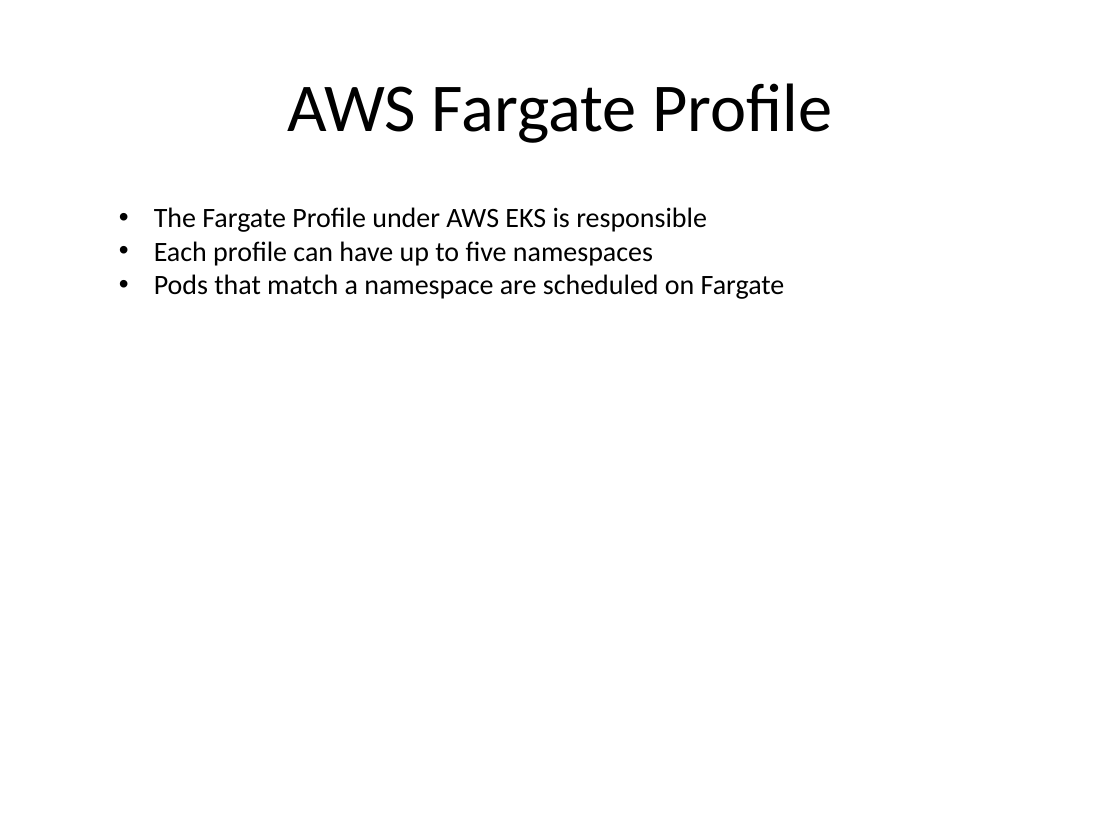
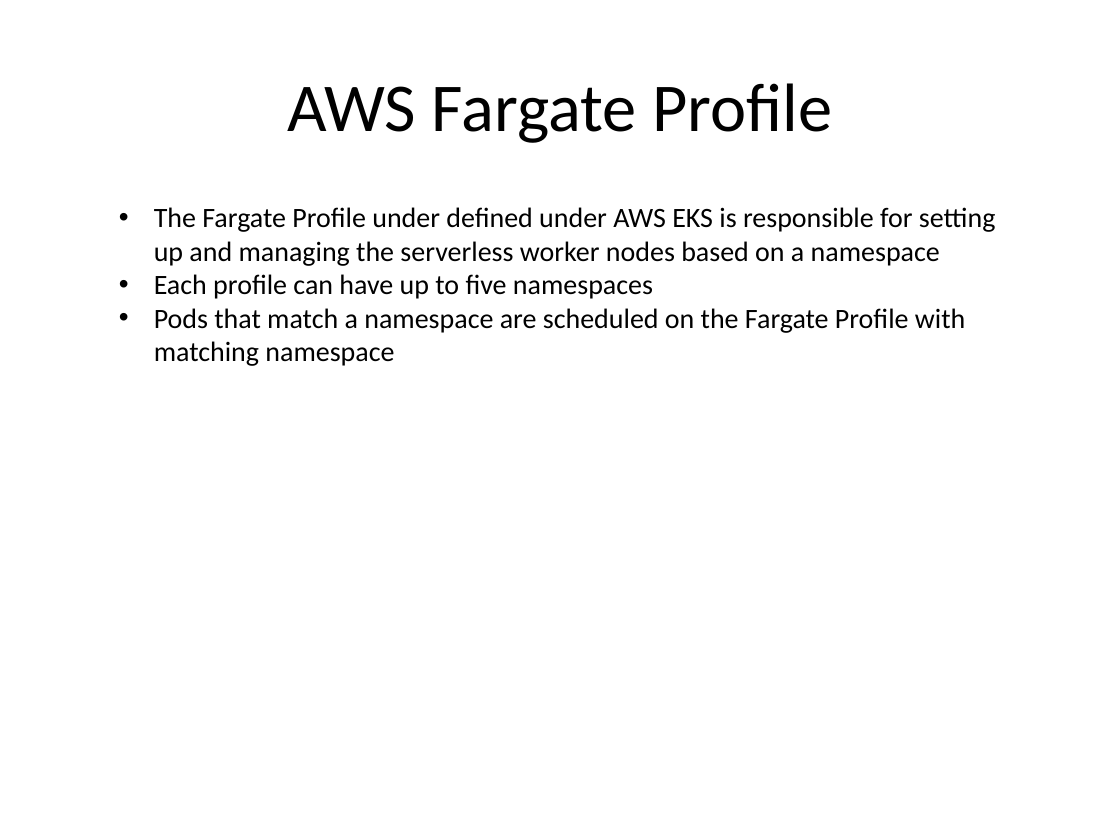
Before and after one commit to kskalvar/aws-eks-cluster-fargate-quickstart, a slide deck: slide 7 of slides/AWS-EKS-Cluster-Fargate-Quickstart.pptx. Drawn at 1120x840 pixels with LibreOffice and Linux fonts; fonts in the diff are those of the drawing; background and template pictures are left out. Boxes give left, top, right and bottom in pixels: in the first picture for what was removed or moved away, otherwise in the second. Text is boxed around its words. In the diff, an @@ line names an element or a change of style, - is before the commit and + after.

Commit message:
Update slides

```diff
--- a/slides/AWS-EKS-Cluster-Fargate-Quickstart.pptx
+++ b/slides/AWS-EKS-Cluster-Fargate-Quickstart.pptx
@@ text at [154, 207, 996, 266]: text changed @@
-• The Fargate Profile under AWS EKS is responsible
+• The Fargate Profile under defined under AWS EKS is responsible for setting up and managing the serverless worker nodes based on a namespace
@@ text at [154, 308, 965, 366]: text changed @@
-• Pods that match a namespace are scheduled on Fargate
+• Pods that match a namespace are scheduled on the Fargate Profile with matching namespace
```
